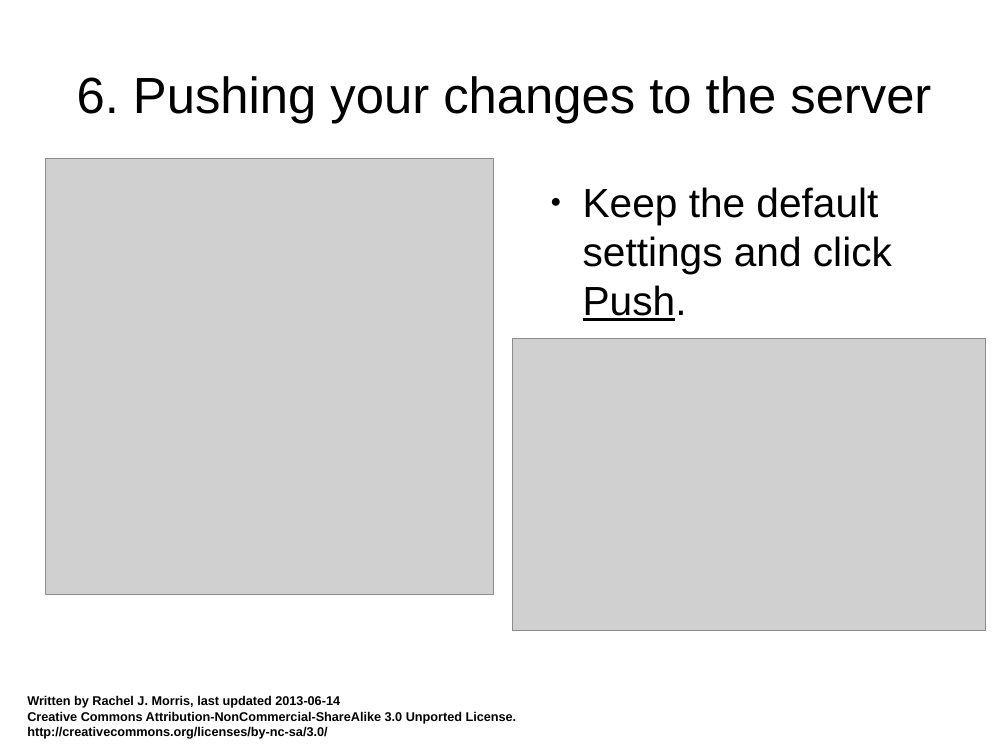
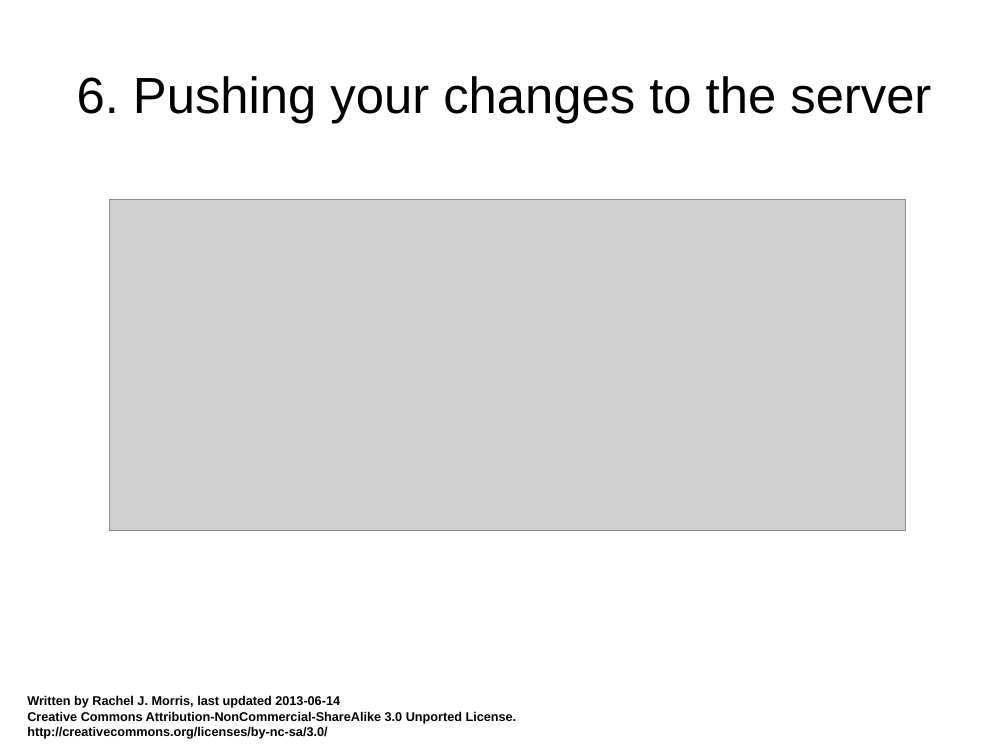
Before and after one commit to mactwist555/CPP-Course, a slide deck: slide 25 of Extra/How to use Git - GitBash.odp. Drawn at 1008x756 pixels with LibreOffice and Linux fonts; fonts in the diff are those of the drawing; grey boxes stand for pictures. Boxes give left, top, right and bottom in pixels: in the first picture for what was removed or moved away, otherwise in the second. Text is boxed around its words. In the diff, an @@ line names an element or a change of style, - is before the commit and + after.

```diff
--- a/Extra/How to use Git - GitBash.odp
+++ b/Extra/How to use Git - GitBash.odp
@@ picture: place and size @@
-picture at bbox=[45, 158, 494, 595]
+picture at bbox=[110, 199, 906, 531]
@@ text removed at bbox=[583, 187, 892, 321] @@
-● Keep the default settings and click Push.
@@ picture removed at bbox=[512, 338, 986, 631] @@
```
Also in this commit, not shown: 8 other slides changed, 6 slides added, 6 slides removed.
